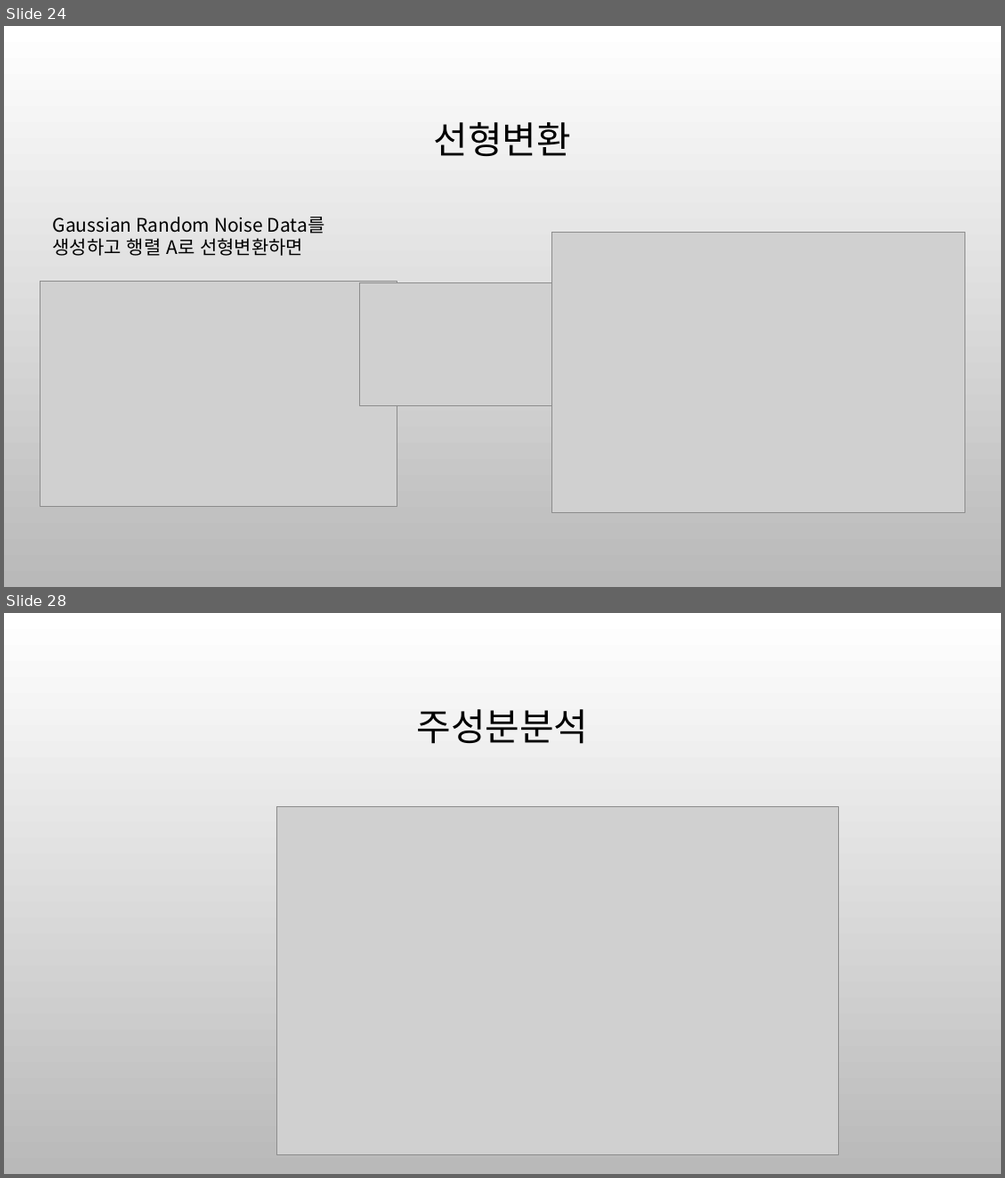
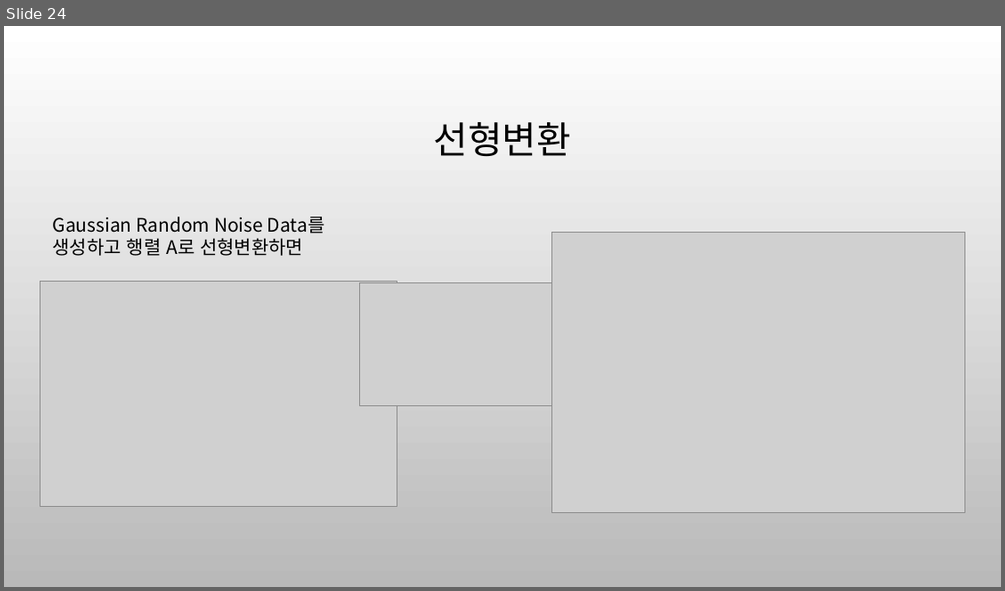
Before and after one commit to ancestor9/mathematics-for-machine-learning, a slide deck: 6_Matrix_vectors.pptx. Shown one above the other, each under a label of ours: slides 24 and 28 before the commit, slide 24 after it; the slides between them are not shown. The pictures are 1005x1178 and 1005x591 pixels, drawn with LibreOffice and Linux fonts; fonts in the diff are those of the drawing; grey boxes stand for pictures; background and template pictures are left out. Boxes give left, top, right and bottom in pixels: in the first picture for what was removed or moved away, otherwise in the second. Text is boxed around its words. In the diff, an @@ line names an element or a change of style, - is before the commit and + after.

```diff
--- a/6_Matrix_vectors.pptx
+++ b/6_Matrix_vectors.pptx
@@ slide 28 removed at <box>4,613,1001,1174</box>, background picture (left out) @@
@@ title removed at <box>416,709,588,744</box> @@
-주성분분석
@@ picture removed at <box>276,807,838,1154</box> @@
```
Also in this commit, not shown: 3 slides changed, 6 slides added, 3 other slides removed, 1 other file.
